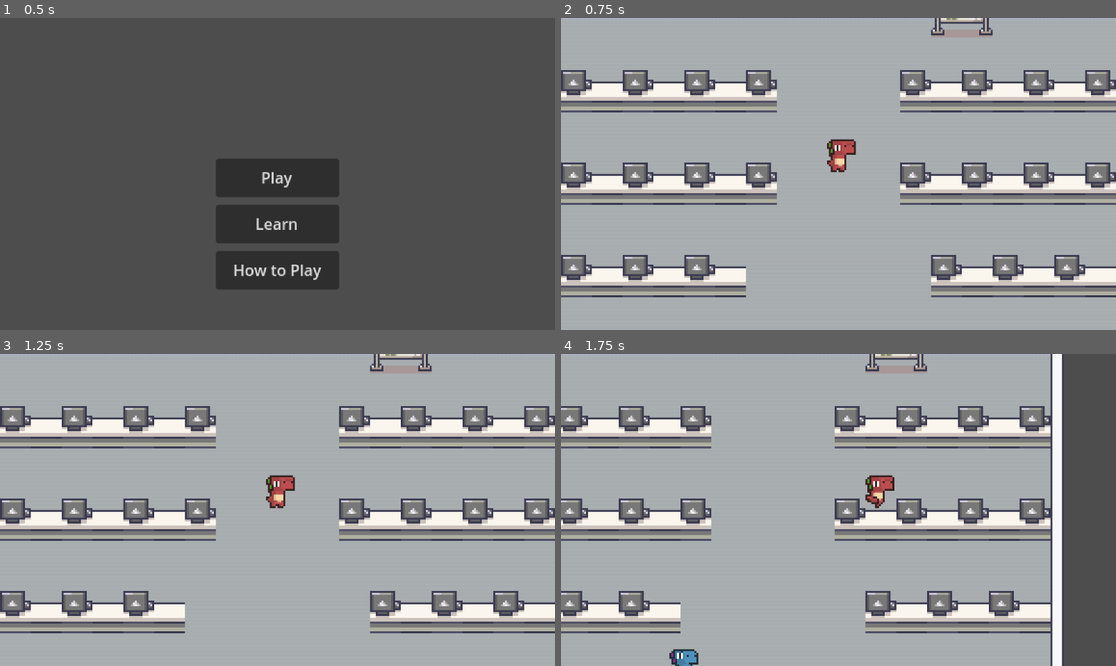
Above: before the commit, frames 1-4 (two rows, left to right).
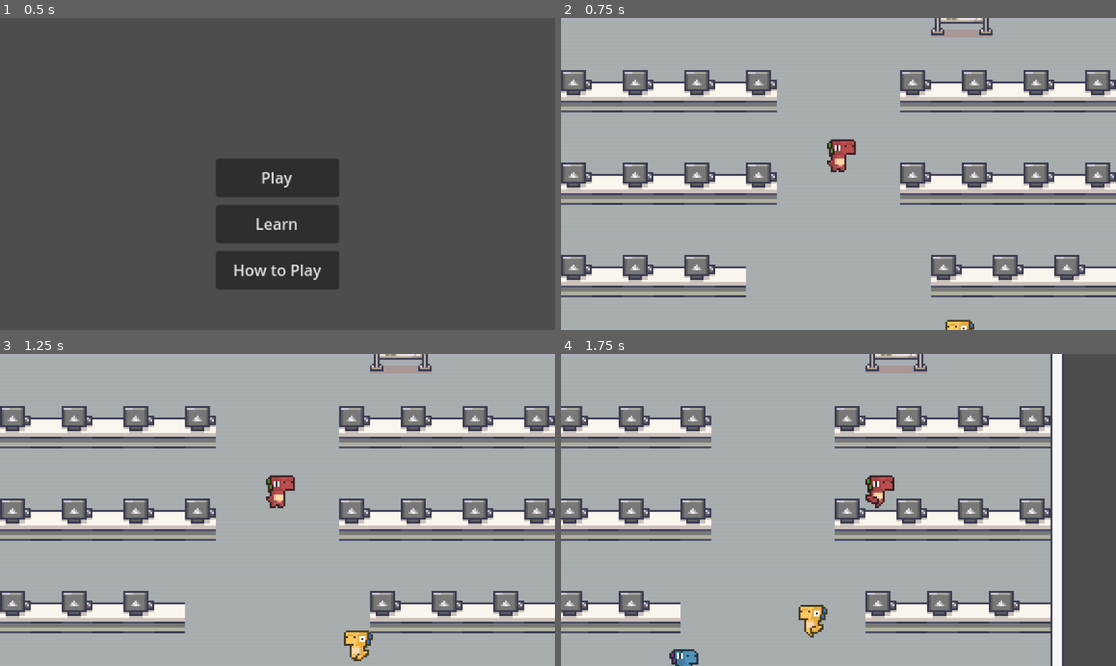
Above: after the commit, the same moments.

Repository: Raikosuu/Full-Tech-Panic_Public
Game: Godot game, scene res://scenes/main_menu.tscn
Same seed, same stepped clock (60 frames per second), same inputs: the game is played once before the commit and once after it.
Inputs (mouse positions are in pixels of both pictures, inside the frame that each line leads up to):
- Up to frame 1 (0.5 s): no input
- Up to frame 2 (0.75 s): click "Play" at 0.5 s
- Up to frame 3 (1.25 s): no input
- Up to frame 4 (1.75 s): move the mouse to (960, 494) at 1.27 s; hold D (move_right) from 1.28 s (still down); click (960, 494) at 1.42 s

Frame 1 is identical in both runs. In frame 2, 0.2% of the frame differs, in the area x 69-75%, y 96-100%; in frame 3, 0.4%, in the area x 61-68%, y 88-99%; in frame 4, 0.4%.

Commit message:
NPCv2 script added
there is a bug

Diff:
--- a/scenes/game_scene.tscn
+++ b/scenes/game_scene.tscn
@@ -1,9 +1,10 @@
-[gd_scene load_steps=11 format=4 uid="uid://b0nvcgpoypl62"]
+[gd_scene load_steps=12 format=4 uid="uid://b0nvcgpoypl62"]
 
 [ext_resource type="PackedScene" uid="uid://demqpuvfguk8d" path="res://scenes/player.tscn" id="1_w5aja"]
 [ext_resource type="Texture2D" uid="uid://vgq806bcs4q" path="res://assets/Modern tiles_Free/Interiors_free/16x16/Interiors_free_16x16.png" id="1_ycayy"]
 [ext_resource type="Texture2D" uid="uid://bxnkyr5imokua" path="res://assets/Modern tiles_Free/Interiors_free/16x16/Room_Builder_free_16x16.png" id="2_bw6k5"]
 [ext_resource type="PackedScene" path="res://scenes/npc.tscn" id="4_bw6k5"]
+[ext_resource type="PackedScene" uid="uid://2ueng3iip43a" path="res://scenes/npc_1.tscn" id="5_y3j0m"]
 
 [sub_resource type="TileSetAtlasSource" id="TileSetAtlasSource_rurhu"]
 texture = ExtResource("2_bw6k5")
@@ -2557,4 +2558,12 @@
 [node name="npc" parent="." instance=ExtResource("4_bw6k5")]
 position = Vector2(-95, 105)
 
+[node name="NPC1" parent="." instance=ExtResource("5_y3j0m")]
+position = Vector2(76, 104)
+
+[node name="PathFollow2D" parent="NPC1/Path2D" index="0"]
+position = Vector2(-7, -7)
+rotation = -2.6779451
+
 [editable path="npc"]
+[editable path="NPC1"]
--- a/scenes/npc_1.tscn
+++ b/scenes/npc_1.tscn
@@ -83,6 +83,10 @@
 size = Vector2(12, 15)
 
 [sub_resource type="Curve2D" id="Curve2D_rga5l"]
+_data = {
+"points": PackedVector2Array(0, 0, 0, 0, -7, -7, 0, 0, 0, 0, -49, -28, 0, 0, 0, 0, -55, -68, 0, 0, 0, 0, -55, -111, 0, 0, 0, 0, -44, -127, 0, 0, 0, 0, 26, -132)
+}
+point_count = 6
 
 [node name="NPC1" type="CharacterBody2D"]
 script = ExtResource("1_ttshn")
@@ -92,7 +96,7 @@
 sprite_frames = SubResource("SpriteFrames_3hym5")
 animation = &"idle"
 autoplay = "idle"
-frame_progress = 0.30289736
+frame_progress = 0.02057776
 
 [node name="CollisionShape2D" type="CollisionShape2D" parent="."]
 position = Vector2(0, -8)
@@ -102,4 +106,5 @@
 curve = SubResource("Curve2D_rga5l")
 
 [node name="PathFollow2D" type="PathFollow2D" parent="Path2D"]
-position = Vector2(0, -8)
+position = Vector2(-7, -7)
+rotation = -2.6779451
--- a/scripts/npc_1.gd
+++ b/scripts/npc_1.gd
@@ -9,8 +9,24 @@
 
 var last_position: Vector2
 
+func _ready() -> void:
+	position = path_follow.global_position
+	last_position = position
 
+func _physics_process(delta: float) -> void:
+	path_follow.progress += move_speed * delta
+	var target_pos = path_follow.global_position
+	var movement = target_pos - position
 
+	if movement.length() > 0.1:
+		velocity = movement.normalized() * move_speed
+		move_and_slide()
+		_update_animation(movement)
+	else:
+		velocity = Vector2.ZERO
+		_update_animation(Vector2.ZERO)
+
+	last_position = position
 func _update_animation(movement: Vector2) -> void:
 	if movement == Vector2.ZERO:
 		# No movement → idle
